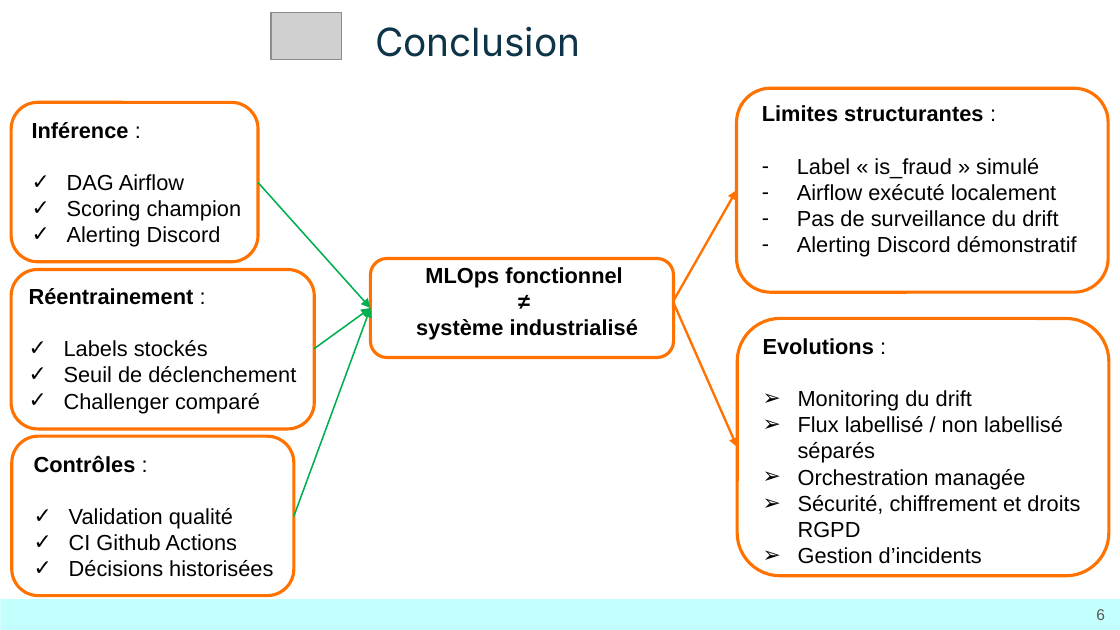
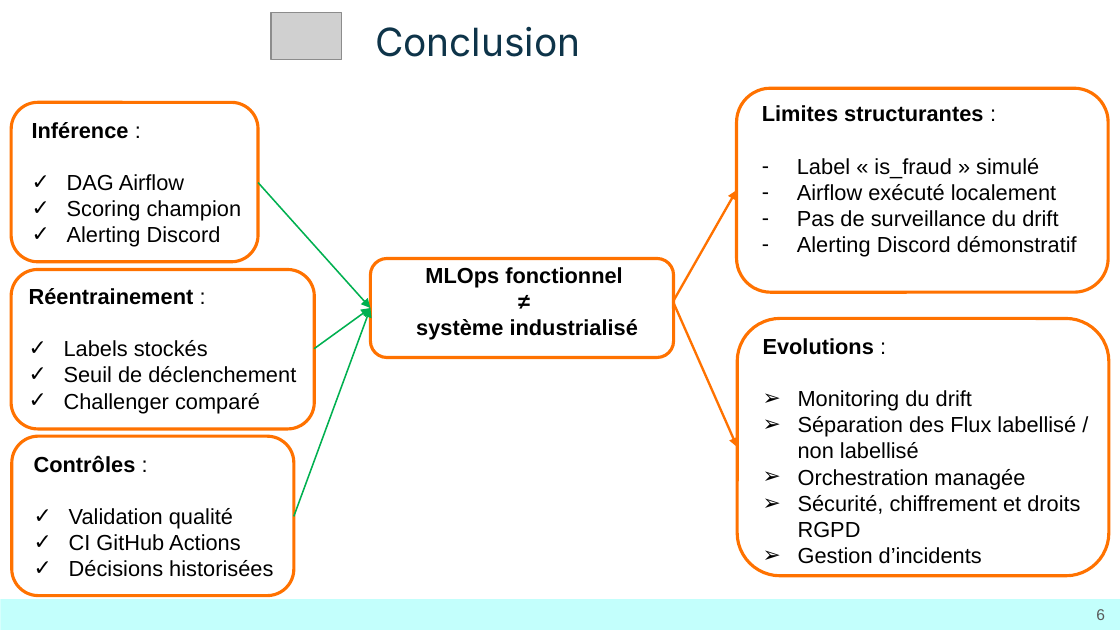
Before and after one commit to mathiascolson/AIA-Bloc-3_Automatic_Fraud_Detection, a slide deck: slide 6 of Bloc3_Automatic-Fraud-Detection.pptx. Drawn at 1120x630 pixels with LibreOffice and Linux fonts; fonts in the diff are those of the drawing; grey boxes stand for pictures. Boxes give left, top, right and bottom in pixels: in the first picture for what was removed or moved away, otherwise in the second. Text is boxed around its words. In the diff, an @@ line names an element or a change of style, - is before the commit and + after.

```diff
--- a/Bloc3_Automatic-Fraud-Detection.pptx
+++ b/Bloc3_Automatic-Fraud-Detection.pptx
@@ text at (x1=798, y1=416, x2=1076, y2=459): text changed @@
-➢ Flux labellisé / non labellisé séparés
+➢ Séparation des Flux labellisé / non labellisé
@@ text at (x1=69, y1=534, x2=241, y2=551): text changed @@
-✓ CI Github Actions
+✓ CI GitHub Actions
```
Also in this commit, not shown: 2 other slides changed, 2 other files.
